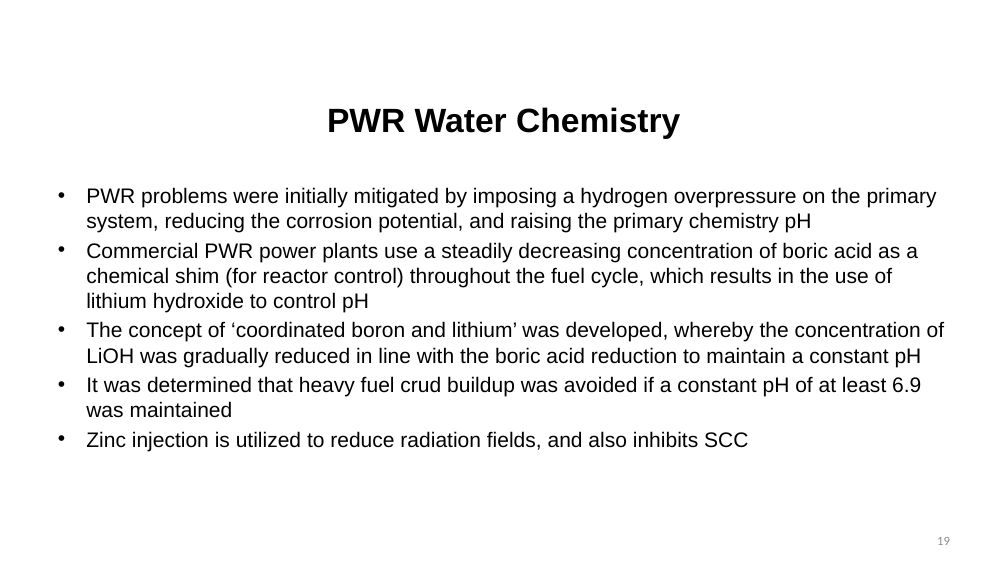
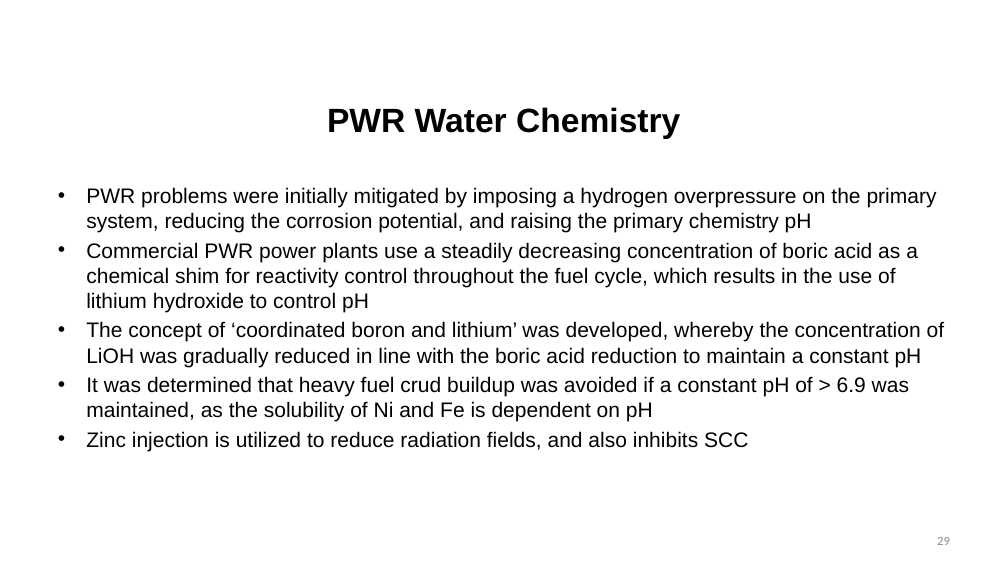
Before and after one commit to benbeeler/TEACHING, a slide deck: slide 29 of Nuclear_Fuel_Performance/NE533_Spring2024/Section4/Lec18_Limits_WaterChem.pptx (slide 19 before the commit). Drawn at 1008x567 pixels with LibreOffice and Linux fonts; fonts in the diff are those of the drawing; background and template pictures are left out. Boxes give left, top, right and bottom in pixels: in the first picture for what was removed or moved away, otherwise in the second. Text is boxed around its words. In the diff, an @@ line names an element or a change of style, - is before the commit and + after.

```diff
--- a/Nuclear_Fuel_Performance/NE533_Spring2024/Section4/Lec18_Limits_WaterChem.pptx
+++ b/Nuclear_Fuel_Performance/NE533_Spring2024/Section4/Lec18_Limits_WaterChem.pptx
@@ text at (86, 242, 918, 312): text changed @@
-• Commercial PWR power plants use a steadily decreasing concentration of boric acid as a chemical shim (for reactor control) throughout the fuel cycle, which results in the use of lithium hydroxide to control pH
+• Commercial PWR power plants use a steadily decreasing concentration of boric acid as a chemical shim for reactivity control throughout the fuel cycle, which results in the use of lithium hydroxide to control pH
@@ text at (86, 376, 909, 422): text changed @@
-• It was determined that heavy fuel crud buildup was avoided if a constant pH of at least 6.9 was maintained
+• It was determined that heavy fuel crud buildup was avoided if a constant pH of > 6.9 was maintained, as the solubility of Ni and Fe is dependent on pH
```
Also in this commit, not shown: 5 other slides changed, 12 slides added, 14 other files.
